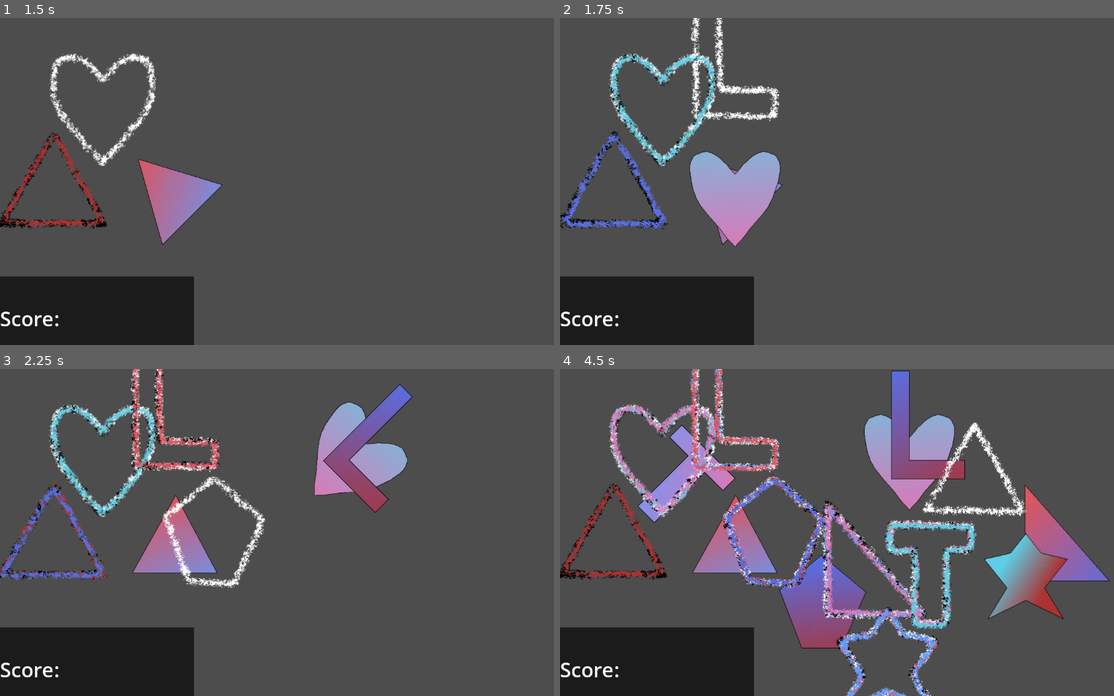
Above: before the commit, frames 1-4 (two rows, left to right).
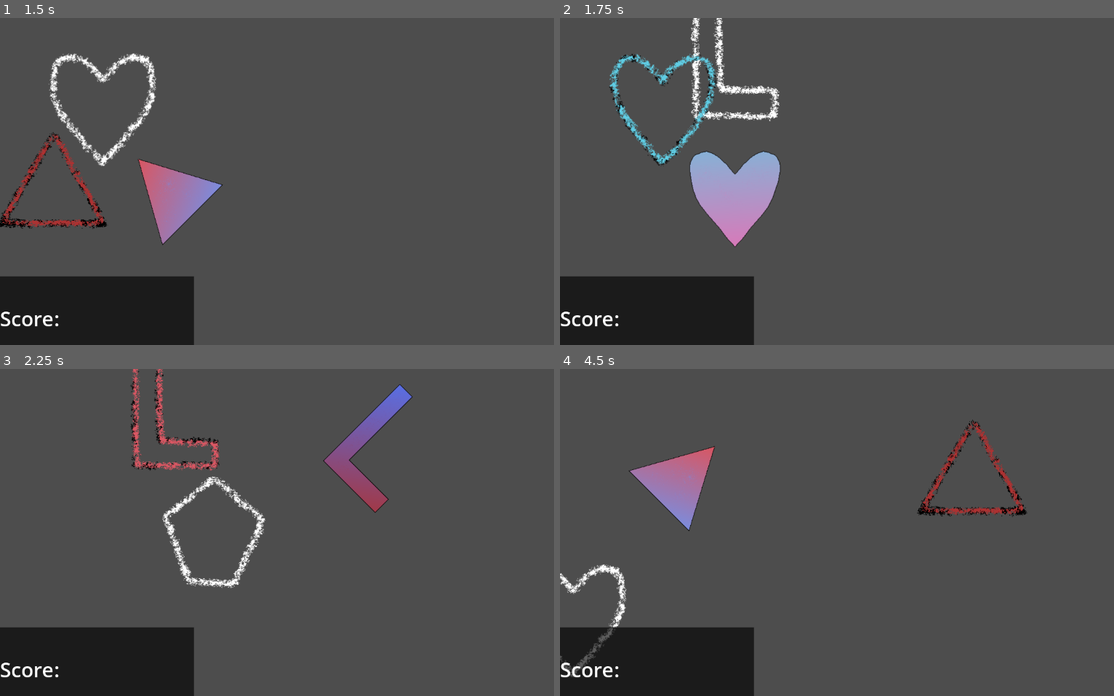
Above: after the commit, the same moments.

Repository: SucellosMusic/first-rhythm-game
Game: Godot game, scene res://Scenes/Levels/level_1.tscn
The game is run twice, just before and just after one commit, with the same random seed, the same clock (stepped at 60 frames per second) and the same inputs. This scene is started directly instead of the project's main scene.
Inputs (mouse positions are in pixels of both pictures, inside the frame that each line leads up to):
- Up to frame 1 (1.5 s): tap Enter at 0.5 s; move the mouse to (421, 165) at 0.52 s; tap S (Input Shape) at 0.6 s; move the mouse to (171, 197) at 1.27 s; click (171, 197) at 1.35 s
- Up to frame 2 (1.75 s): no input
- Up to frame 3 (2.25 s): move the mouse to (349, 460) at 2.02 s; right-click (349, 460) at 2.1 s
- Up to frame 4 (4.5 s): move the mouse to (820, 597) at 2.77 s; tap S (Input Shape) at 2.85 s; move the mouse to (1025, 581) at 3.52 s; click (1025, 581) at 3.6 s; move the mouse to (676, 483) at 4.27 s; right-click (676, 483) at 4.35 s

Frame 1 is identical in both runs. In frame 2, 1.9% of the frame differs, in the area x 0-41%, y 10-70%; in frame 3, 6.9%; in frame 4, 24%, in the area x 0-100%, y 0-100%.

Commit message:
Timing and Storage
fixed issues with sequence timing, and implemented storage parameters

Diff:
--- a/Scenes/Levels/Levels.gd
+++ b/Scenes/Levels/Levels.gd
@@ -38,6 +38,9 @@
 @onready var receiverSTORAGE = Vector2(-500, 150)
 @onready var altReceiverStorage = Vector2(-500, 650)
 @onready var hintsStorage = Vector2(-500, 900)
+var prevRec;
+var prevHint;
+var prevShape;
 
 
 func _ready() -> void:
@@ -75,16 +78,26 @@
 		sequencer.increment_values()
 		sequencer.set_next_position()
 
-
+	if prevShape != null:
+		prevShape.position = shapeSTORAGE
+	if prevRec != null:
+		prevRec.position = receiverSTORAGE
+	if prevHint != null:
+		prevHint.position = hintsStorage
 
 	receivers[sequencer.recShape].position = sequencer.recPos
 	hints[sequencer.hintShape].position = sequencer.hintPos
 	receivers[sequencer.recShape].rotation_degrees = sequencer.recOrient
 	hints[sequencer.hintShape].rotation_degrees = sequencer.hintOrient
+	prevRec = receivers[sequencer.recShape]
+	prevHint = hints[sequencer.hintShape]
+	prevShape = shapes[sequencer.recShape]
+
 
 
 func _process(delta: float) -> void:
 	shapes[sequencer.recShape].position = get_global_mouse_position()
+
 
 func get_total_score() -> void:
 	if takeScore == true:
@@ -95,22 +108,22 @@
 		takeScore = false
 
 func get_position_score() -> int:
-	if shapePerf[0].has_overlapping_areas():
+	if shapePerf[shapes[sequencer.recShape]].has_overlapping_areas():
 		return 3
-	elif shapeGreat[0].has_overlapping_areas():
+	elif shapeGreat[shapes[sequencer.recShape]].has_overlapping_areas():
 		return 2
-	elif shapeOkay[0].has_overlapping_areas():
+	elif shapeOkay[shapes[sequencer.recShape]].has_overlapping_areas():
 		return 1
 	return 0
 
 func get_orient_score() -> int:
-	if shapeOkay[0].has_overlapping_areas():
-		if shapes[0].rotation == receivers[0].rotation:
+	if shapeOkay[shapes[sequencer.recShape]].has_overlapping_areas():
+		if shapes[shapes[sequencer.recShape]].rotation == receivers[shapes[sequencer.recShape]].rotation:
 			return 1
 	return 0
 
 func get_time_score() -> int:
-	if shapeOkay[0].has_overlapping_areas():
+	if shapeOkay[shapes[sequencer.recShape]].has_overlapping_areas():
 		if beatTimer.time_left > .01 && beatTimer.time_left < .3:
 			return 3
 		elif beatTimer.time_left > .3 && beatTimer.time_left < .6:
--- a/Scenes/Levels/level_1.tscn
+++ b/Scenes/Levels/level_1.tscn
@@ -34,7 +34,7 @@
 
 [node name="AudioStreamPlayer" type="AudioStreamPlayer" parent="."]
 stream = ExtResource("7_n7l43")
-volume_db = -24.741
+volume_db = -9.622
 
 [node name="Sequencer" type="Node" parent="."]
 script = ExtResource("7_p44fw")
@@ -44,7 +44,7 @@
 hintPattern = Array[int]([1, 2, 3, 4, 5, 6, 0])
 receiverOrientation = Array[int]([0, 0, 0, 0, 0, 0, 0])
 hintOrientation = Array[int]([0, 0, 0, 0, 0, 0, 0])
-nextBeat = Array[int]([1, 1, 1, 1, 1, 1, 1])
+nextBeat = Array[float]([1.0, 1.0, 0.5, 0.5, 1.0, 1.0, 1.0])
 
 [node name="SequenceB" parent="Sequencer" instance=ExtResource("9_tq3wd")]
 
--- a/Scenes/Sequences/sequence_manager.gd
+++ b/Scenes/Sequences/sequence_manager.gd
@@ -14,7 +14,7 @@
 var hintShape : int;
 var recOrient : int;
 var hintOrient : int;
-var nextBeat : int;
+var nextBeat : float;
 var recPos : Vector2;
 var hintPos : Vector2;
 
--- a/Scenes/Sequences/sequences.gd
+++ b/Scenes/Sequences/sequences.gd
@@ -9,7 +9,7 @@
 @export_range(0, 6) var hintPattern : Array[int];
 @export_range(-135, 180, 45) var receiverOrientation : Array[int];
 @export_range(-135, 180, 45) var hintOrientation : Array[int];
-@export_enum("Eighth:.5", "Quarter:1", "Half:2", "Whole:4") var nextBeat : Array[int];
+@export_range(.5, 4, .5) var nextBeat : Array[float];
 @export var incrementValue : int;
 @export var hintStart : int;
 @export var posStart : int;
